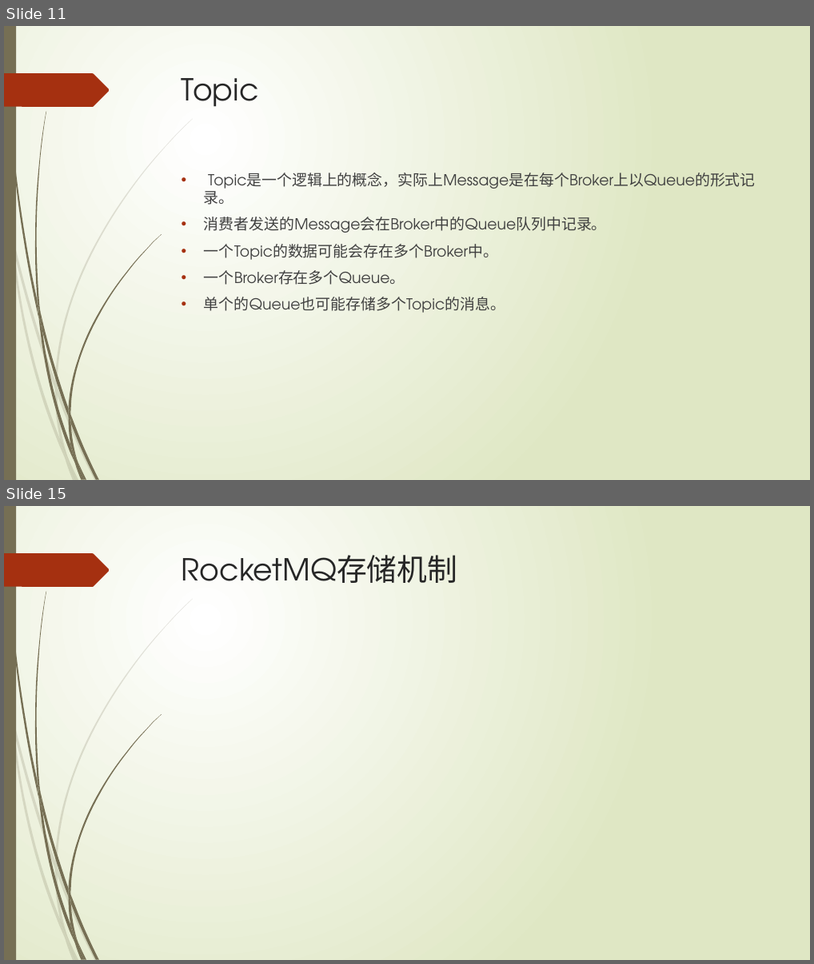
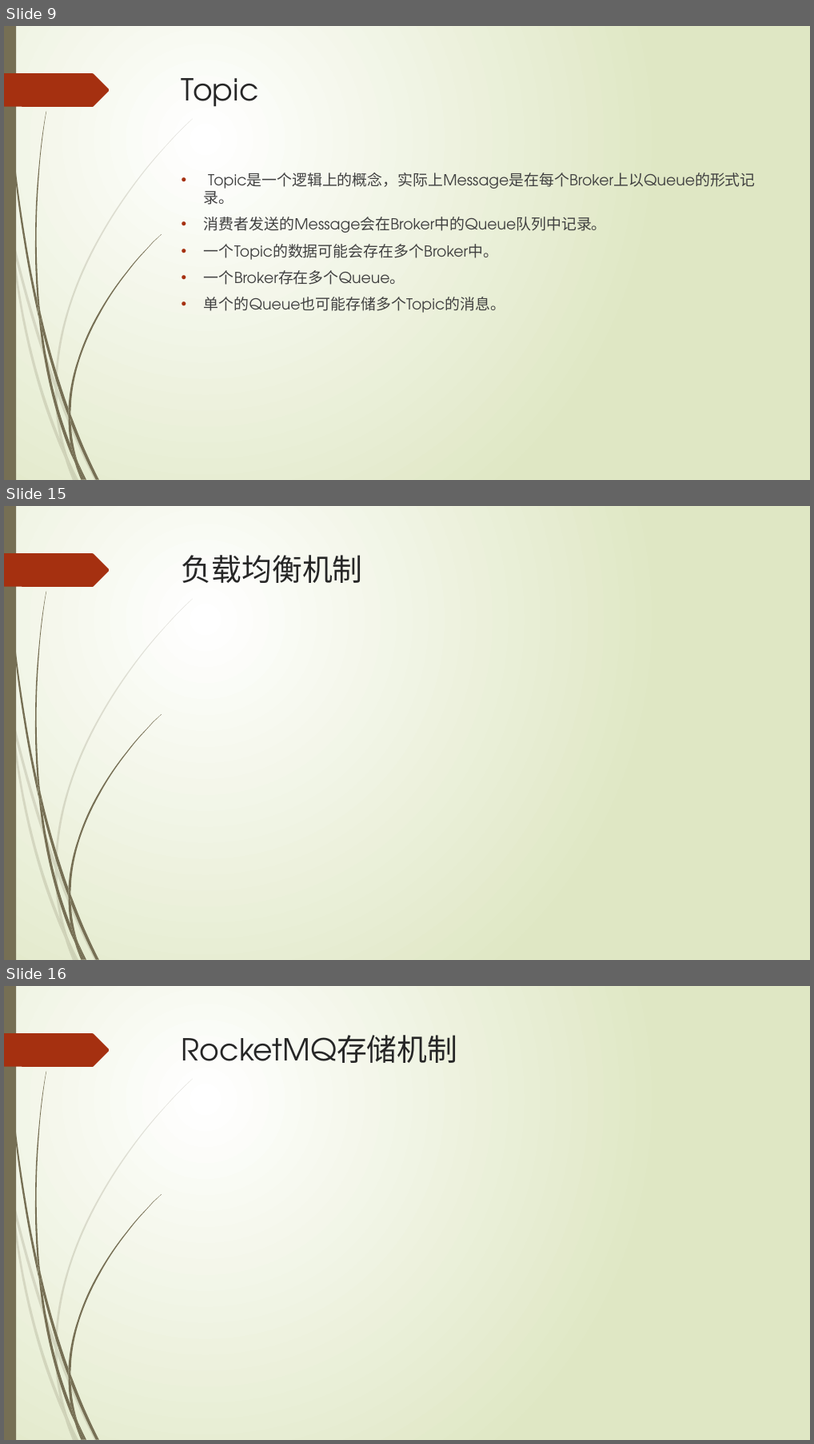
Before and after one commit to xljnc/rocketmqLearning, a slide deck: doc/RocketMQ简介.pptx. Shown one above the other, each under a label of ours: slides 11 and 15 before the commit, slides 9, 15 and 16 after it; the slides between them are not shown. The pictures are 814x964 and 814x1444 pixels, drawn with LibreOffice and Linux fonts; fonts in the diff are those of the drawing. Boxes give left, top, right and bottom in pixels: in the first picture for what was removed or moved away, otherwise in the second. Text is boxed around its words. In the diff, an @@ line names an element or a change of style, - is before the commit and + after.

```diff
--- a/doc/RocketMQ简介.pptx
+++ b/doc/RocketMQ简介.pptx
@@ slide 15 added at (x1=4, y1=506, x2=810, y2=960), background gradient #FFFFFF to #DFE8C4; not listed: 24 template elements that a slide beside it also shows @@
@@ title added at (x1=182, y1=555, x2=363, y2=583), 36 pt, text #262626 @@
+负载均衡机制
@@ what was slide 11 is now slide 9 @@
@@ what was slide 15 is now slide 16 @@
```
Also in this commit, not shown: 2 slides changed, 3 other slides added, 3 slides removed.
